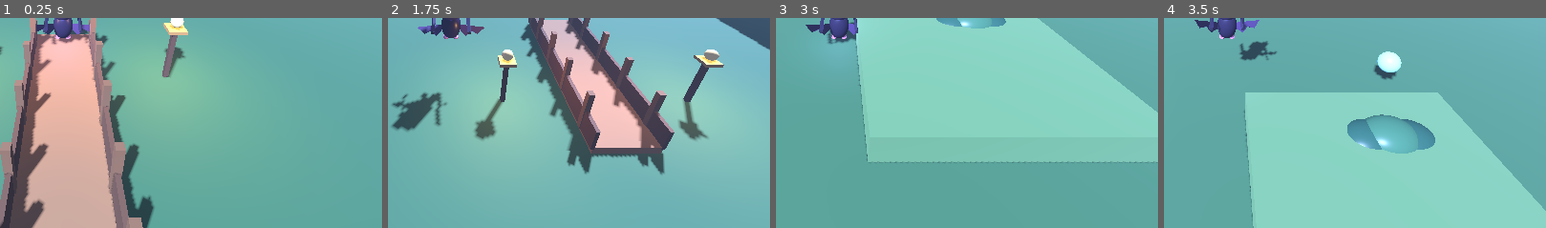
Above: before the commit, frames 1-4 (left to right).
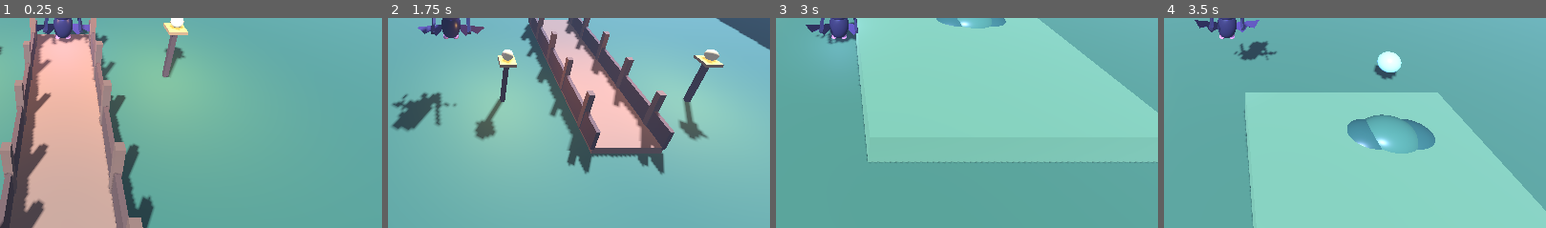
Above: after the commit, the same moments.

Repository: Dynamon91/nightbound
Game: Godot game, scene res://scenes/main.tscn
Same seed, same stepped clock (60 frames per second), same inputs: the game is played once before the commit and once after it.
Inputs:
- Up to frame 1 (0.25 s): no input
- Up to frame 2 (1.75 s): tap E (echosense) at 0.5, 1.35 s; hold D (move_right) 0.53-1.28 s; hold F (burst) 0.53-1.28 s; tap Space (jump) at 0.77, 1.07, 1.52 s; hold S (move_back) from 1.28 s (still down)
- Up to frame 3 (3 s): tap Space (jump) at 1.82 s; release S (move_back) at 2.03 s; hold D (move_right) 2.03-2.78 s; hold Shift (shadow_dash) 2.03-2.78 s; hold W (move_forward) from 2.78 s (still down); tap F (burst) at 2.85 s
- Up to frame 4 (3.5 s): keep holding W (move_forward); tap Space (jump) at 3.02, 3.32 s
The pictures show only the part of the screen within x 42-92%, y 50-100%; the shares and areas given below are measured in that part.

The runs differ from the first frame. In frame 1, less than 0.1% of the frame differs, in the area x 13-15%, y 7-10%; in frame 2, less than 0.1%, in the area x 5-23%, y 6-44%; in frame 3, less than 0.1%; in frame 4, less than 0.1%.

Commit message:
art: add glowing eye highlights and fine bat wing ribs

Diff:
--- a/scripts/main.gd
+++ b/scripts/main.gd
@@ -381,6 +381,15 @@
 		ear.scale = Vector3(0.7, 1.45, 0.55)
 	var eye_left := add_sphere(player, Vector3(-0.17, 1.04, -0.39), 0.085, Color("#d5a6ff"))
 	var eye_right := add_sphere(player, Vector3(0.17, 1.04, -0.39), 0.085, Color("#d5a6ff"))
+	# Emissive eyes remain readable against the dark fur without washing out the face.
+	for eye in [eye_left, eye_right]:
+		var eye_mat := eye.material_override as StandardMaterial3D
+		if eye_mat:
+			eye_mat.emission_enabled = true
+			eye_mat.emission = Color("#b878ff")
+			eye_mat.emission_energy_multiplier = 0.85
+		var glint := add_sphere(player, eye.position + Vector3(-0.018, 0.025, -0.065), 0.022, Color("#fff0ff"))
+		glint.name = "EyeGlint"
 	var muzzle := add_sphere(player, Vector3(0, 0.82, -0.39), 0.22, Color("#624258"))
 	muzzle.scale = Vector3(1.2, 0.7, 0.8)
 	for side in [-1.0, 1.0]:
@@ -391,6 +400,13 @@
 		add_wing_membrane(wing_pivot, side)
 		var wing_arm := add_box(wing_pivot, Vector3(side * 0.75, 0.35, 0.02), Vector3(0.12, 0.12, 1.55), Color("#241c2f"))
 		wing_arm.rotation.z = side * 0.55
+		# Fine muted-violet ribs make the membrane read as a designed bat wing.
+		var main_rib := add_box(wing_pivot, Vector3(side * 0.82, 0.19, -0.015), Vector3(1.05, 0.035, 0.035), Color("#76518c"))
+		main_rib.rotation.z = side * -0.10
+		var rib_a := add_box(wing_pivot, Vector3(side * 0.68, 0.025, -0.018), Vector3(0.62, 0.025, 0.025), Color("#654477"))
+		rib_a.rotation.z = side * -0.23
+		var rib_b := add_box(wing_pivot, Vector3(side * 0.62, -0.105, -0.018), Vector3(0.42, 0.025, 0.025), Color("#654477"))
+		rib_b.rotation.z = side * -0.34
 		hero_wing_pivots.append(wing_pivot)
 	for side in [-1.0, 1.0]:
 		var foot := add_sphere(player, Vector3(side * 0.22, -0.43, -0.12), 0.14, Color("#b77a86"))
